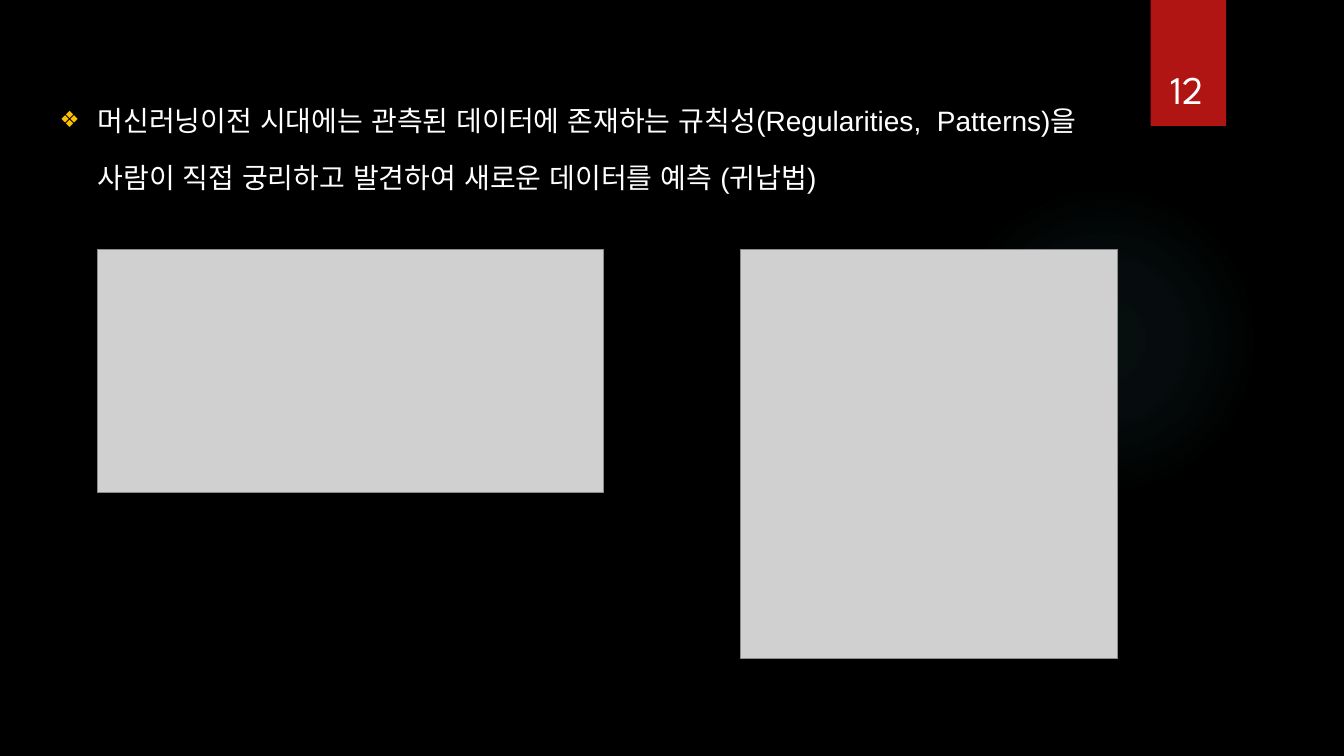
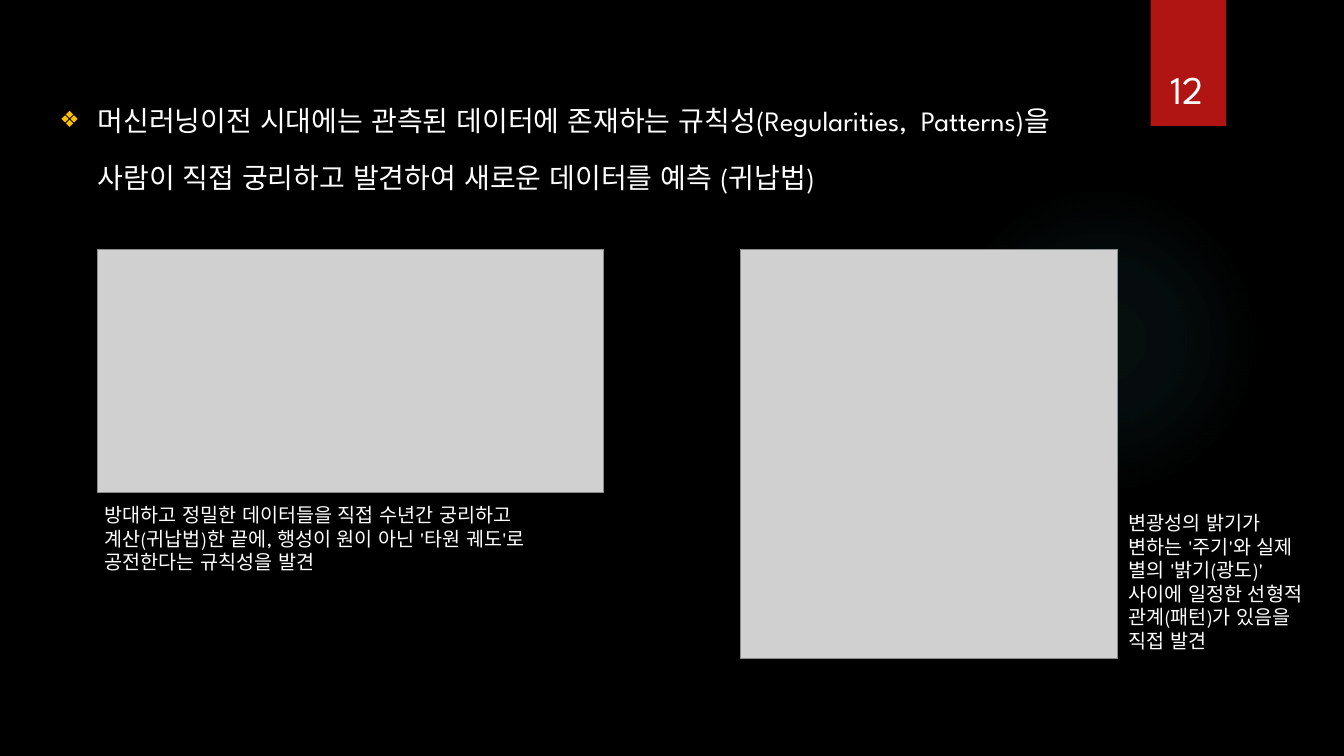
Before and after one commit to ancestor9/Introduction-to-BigData-Analysis, a slide deck: slide 12 of AI 역량강화.pptx. Drawn at 1344x756 pixels with LibreOffice and Linux fonts; fonts in the diff are those of the drawing; grey boxes stand for pictures; background and template pictures are left out. Boxes give left, top, right and bottom in pixels: in the first picture for what was removed or moved away, otherwise in the second. Text is boxed around its words. In the diff, an @@ line names an element or a change of style, - is before the commit and + after.

```diff
--- a/AI 역량강화.pptx
+++ b/AI 역량강화.pptx
@@ text "머신러닝이전 시대에는 관측된 데이터에 존재하는 ..." at bbox=[98, 107, 1050, 194]: font Arial to League Spartan @@
@@ text added at bbox=[105, 505, 525, 571], 14 pt, text #FFFFFF @@
+방대하고 정밀한 데이터들을 직접 수년간 궁리하고 계산(귀납법)한 끝에, 행성이 원이 아닌 '타원 궤도'로 공전한다는 규칙성을 발견
@@ text added at bbox=[1129, 513, 1302, 650], 14 pt, text #FFFFFF @@
+변광성의 밝기가 변하는 '주기'와 실제 별의 '밝기(광도)' 사이에 일정한 선형적 관계(패턴)가 있음을 직접 발견
```
Also in this commit, not shown: 37 other slides changed, 6 slides added, 1 slide removed, 1 other file.
